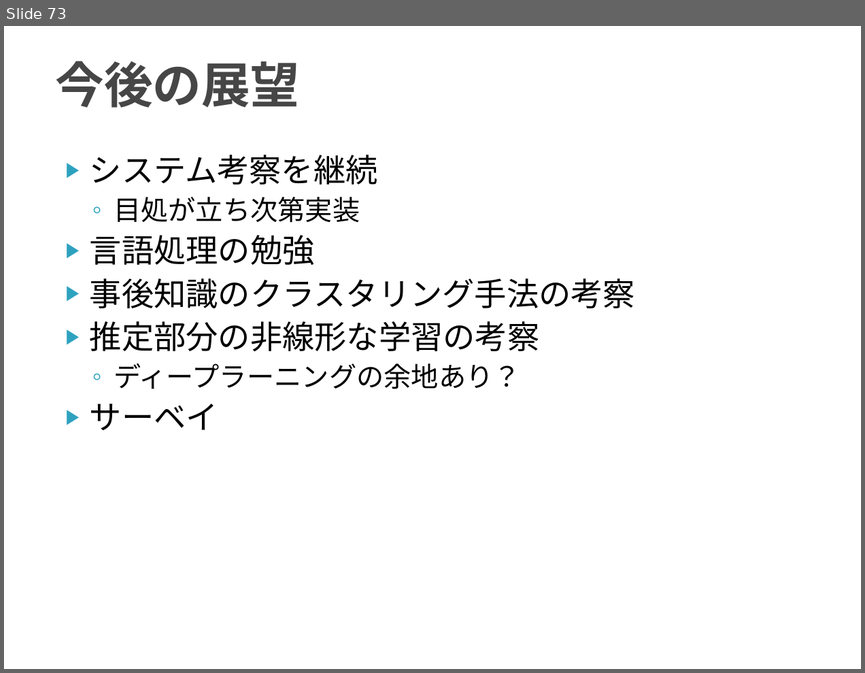
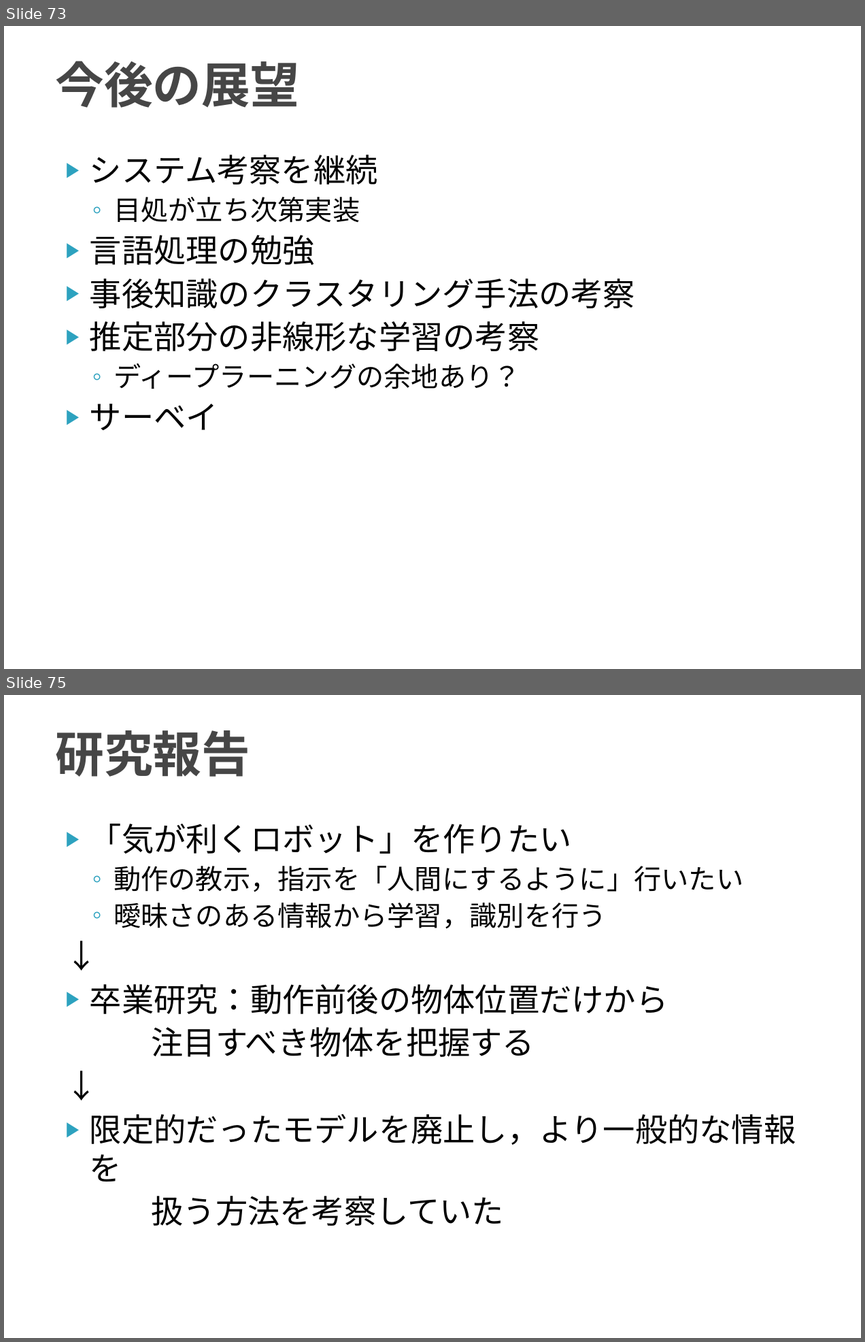
Before and after one commit to TetsuyaKomota/GitforEclipseTest, a slide deck: IntentionLearning_v2/slide/discussion2016.pptx. Shown one above the other, each under a label of ours: slide 73 before the commit, slides 73 and 75 after it; the slides between them are not shown. The pictures are 865x673 and 865x1342 pixels, drawn with LibreOffice and Linux fonts; fonts in the diff are those of the drawing. Boxes give left, top, right and bottom in pixels: in the first picture for what was removed or moved away, otherwise in the second. Text is boxed around its words. In the diff, an @@ line names an element or a change of style, - is before the commit and + after.

```diff
--- a/IntentionLearning_v2/slide/discussion2016.pptx
+++ b/IntentionLearning_v2/slide/discussion2016.pptx
@@ slide 75 added at (x1=4, y1=695, x2=861, y2=1338), background #FFFFFF @@
@@ title added at (x1=55, y1=730, x2=250, y2=777), 41 pt, text #464646, bold @@
+研究報告
@@ text added at (x1=90, y1=824, x2=796, y2=1225), 27 pt, text #000000 @@
+▶ 「気が利くロボット」を作りたい
+  ◦ 動作の教示，指示を「人間にするように」行いたい
+  ◦ 曖昧さのある情報から学習，識別を行う
+↓
+▶ 卒業研究：動作前後の物体位置だけから
+注目すべき物体を把握する
+↓
+▶ 限定的だったモデルを廃止し，より一般的な情報を
+扱う方法を考察していた
```
Also in this commit, not shown: 4 slides changed, 12 other slides added, 1 other file.
